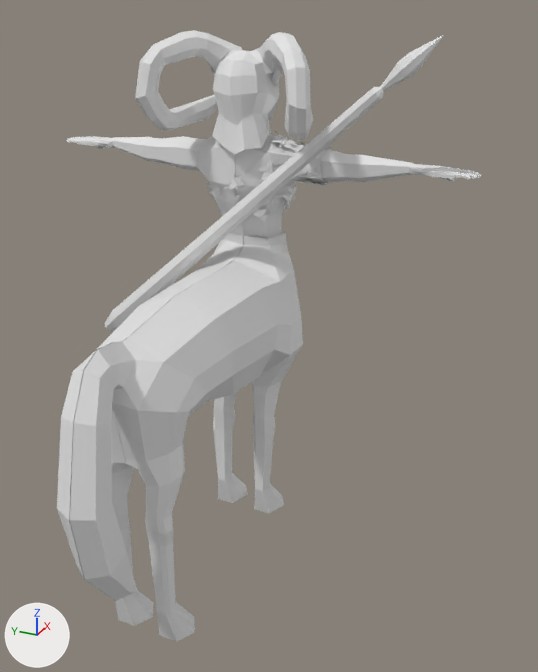
An edit to the FBX model Assets/Models/Characters/Sagitario/Sagitario.fbx, drawn before and after from the same camera.
One viewpoint serves both versions: a 50 mm lens placed at (-30.5, -14.4, 24.6), pointed at (-5.2, -3.0, 12.0). Every picture has the same lights, and +X, +Y and +Z are marked at lower left. Where no turn or scale is listed for an object, it has been applied to the vertices.

Script lines for the objects in view, before the commit:
```python
me_cube_001 = bpy.data.meshes.new('Cube.001')
me_cube_001.from_pydata(...)  # 98 vertices, 98 faces; spans x -2.9..-1.9, y -8.5..7.4, z 9.1..23.4
# faces by material slot: [48, 50]
me_cube_001.materials.append(mat_lanz)  # white #e7e7e7
me_cube_001.materials.append(mat_mastil)  # white #e7e7e7
me_cube_005 = bpy.data.meshes.new('Cube.005')
me_cube_005.from_pydata(...)  # 876 vertices, 832 faces; spans x -14.8..1.5, y -10.0..10.0, z 0.1..20.2
me_cube_005.materials.append(mat_m_sagitarioa)  # white #e7e7e7
me_cubo_001 = bpy.data.meshes.new('Cubo.001')
me_cubo_001.from_pydata(...)  # 144 vertices, 142 faces; spans x -2.43..0.84, y -1.35..1.33, z 18.59..22.58
me_cubo_001.materials.append(mat_hair)  # white #e7e7e7
me_cubo_002 = bpy.data.meshes.new('Cubo.002')
me_cubo_002.from_pydata(...)  # 342 vertices, 320 faces; spans x -3.76..1.05, y -3.83..3.83, z 19.36..23.32
me_cubo_002.materials.append(mat_m_sagitarioa)  # white #e7e7e7
ob_body = bpy.data.objects.new('Body', me_cube_005)
ob_body.location = (0.0, 0.0, 0.0)
ob_hair = bpy.data.objects.new('Hair', me_cubo_001)
ob_hair.location = (0.0, 0.0, 0.0)
ob_head = bpy.data.objects.new('Head', me_cubo_002)
ob_head.location = (0.0, 0.0, 0.0)
ob_lanza = bpy.data.objects.new('Lanza', me_cube_001)
ob_lanza.location = (0.21, 0.0, 0.0)
# also in view: 'Hoja' at (-0.4, -0.9, 17.2); 'LeafClothes' at (-0.4, -0.9, 17.3)
```
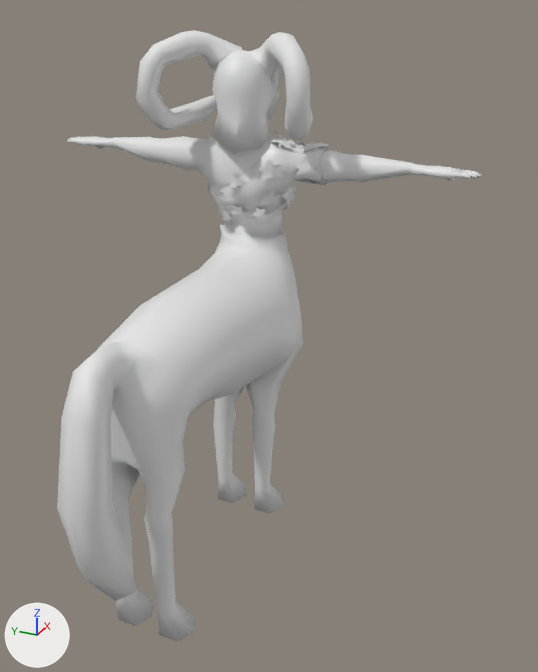
The newer file is also turned or shifted as a whole; pictures and numbers use the older file's frame.

What differs and where, as boxes [x1, y1, x2, y2] in the pictures (538 x 672 px; the box of a moved part takes in the faces that stretch with it):
'Body', reshaped
    before: [57, 134, 482, 642]
    after: [57, 133, 482, 642]
'Head', reshaped
    before: [135, 30, 313, 141]
    after: [136, 30, 313, 141]
'Lanza', deleted
    before: [104, 34, 445, 331]
    faces in mat_mastil (white #e7e7e7): [104, 86, 384, 331]
    faces in mat_lanz (white #e7e7e7): [380, 34, 445, 91]
part 1 of me_cube_005, moved or reshaped
    both: [70, 136, 282, 601]
part 3 of me_cubo_002, moved or reshaped
    before: [135, 30, 242, 130]
    after: [136, 30, 242, 130]

Diff of the bpy script that builds the scene:
```diff
--- a/Assets/Models/Characters/Sagitario/Sagitario.fbx.py
+++ b/Assets/Models/Characters/Sagitario/Sagitario.fbx.py
@@ me_cubo_002 @@
 # used by ob_head; location = (0.0, 0.0, 0.0)
-me_cubo_002.from_pydata(...)  # 342 vertices, 320 faces; spans x -3.76..1.05, y -3.83..3.83, z 19.36..23.32
+me_cubo_002.from_pydata(...)  # 328 vertices, 318 faces; spans x -3.76..1.05, y -3.83..3.81, z 19.36..23.32
+# me_cubo_002 part 3: 107 vertices moved from x -3.53..1.05, y 0.0..3.83, z 19.36..23.32 to x -3.53..1.05, y -0.01..3.81, z 19.36..23.32; 69 vertices removed from x -3.76..1.03, y 1.56..3.57, z 19.36..22.08; 62 vertices added at x -3.76..1.05, y 1.55..3.56, z 19.36..22.08
+# me_cubo_002 part 4: the surface is now shaded smooth
 me_cubo_002.materials.append(mat_m_sagitarioa)
@@ me_cube_005 @@
 # used by ob_body; location = (0.0, 0.0, 0.0)
-me_cube_005.from_pydata(...)  # 876 vertices, 832 faces; spans x -14.8..1.5, y -10.0..10.0, z 0.1..20.2
+me_cube_005.from_pydata(...)  # 813 vertices, 832 faces; spans x -14.8..1.5, y -10.0..10.0, z 0.1..20.2
+# me_cube_005 part 1
+# 70 vertices are removed from x -14.8..1.5, y -0.4..0.4, z 2.9..20.2
+# 87 faces are deleted
+# 2 vertices move from x -11.8..-11.1, y 0.4, z 6.1..13.2 to x -11.7..-11.1, y 0.3..0.4, z 6.1..13.3
+# 7 vertices are added at x -11.7..-0.4, y -0.4..0.0, z 7.2..20.2
+# 87 new faces join them
+# me_cube_005 part 2: the surface is now shaded smooth
 me_cube_005.materials.append(mat_m_sagitarioa)
@@ ob_lanza @@
-ob_lanza = bpy.data.objects.new('Lanza', me_cube_001)
-ob_lanza.location = (0.21, 0.0, 0.0)
```
